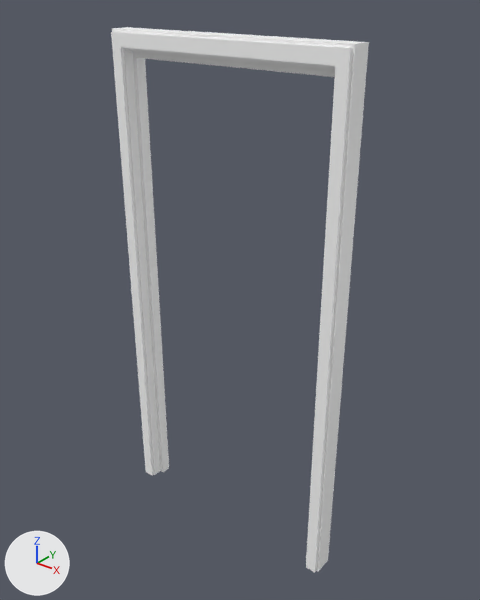
One commit to the glTF model assets/doors/doorway_4.glb: the scene before it, then after it.
Both versions are drawn from a camera (50 mm lens) standing at (1.54, 1.17, 2.28) and looking at (0.03, 3.06, 1.11). The lights are fixed; the arrows at lower left show +X, +Y and +Z. Where no turn or scale is listed for an object, it has been applied to the vertices.

The first picture shows 'doorway_4'.
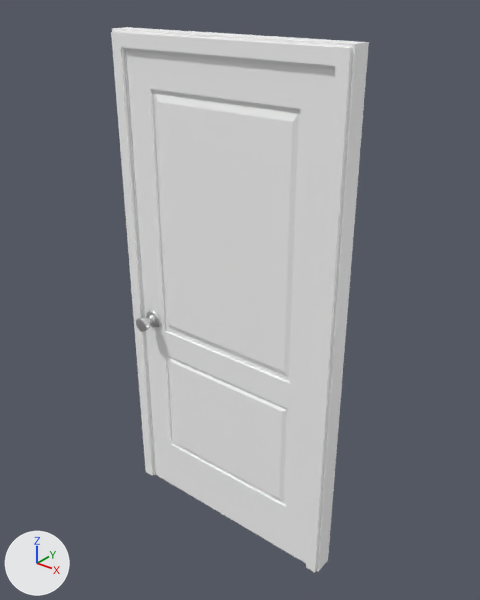
Commit message: update door assets

Where the change shows, as pixel boxes [x1, y1, x2, y2] in the pictures (480 x 600 px):
'doorway_door_4', added: after [126, 50, 335, 563]
    faces in mat_frame_material (white #ffffff): [126, 50, 335, 563]
    faces in mat_metal_material (white #e7e7e7): [146, 310, 161, 328]
'doorway_handle_4', added: after [136, 317, 152, 332]

What changed in the scene script:
```text
Add mat_metal_material:
    mat_metal_material = principled_material('Metal_Material')
    mat_metal_material.base_color = (0.8, 0.8, 0.8)  # white #e7e7e7
    mat_metal_material.metallic = 1.0
    mat_metal_material.roughness = 0.3
Add me_mesh_011:
    me_mesh_011.from_pydata(...)  # 194 vertices, 384 faces; spans x -0.428..-0.361, y 2.901..3.099, z 0.881..0.948
    me_mesh_011.materials.append(mat_metal_material)  # white #e7e7e7
Add me_mesh_010:
    me_mesh_010.from_pydata(...)  # 312 vertices, 596 faces; spans x -0.46..0.46, y 2.96..3.04, z 0.0..2.03
    # faces by material slot: [188, 408]
    me_mesh_010.materials.append(mat_frame_material)  # white #ffffff
    me_mesh_010.materials.append(mat_metal_material)  # white #e7e7e7
Add ob_doorway_handle_4:
    ob_doorway_handle_4 = bpy.data.objects.new('doorway_handle_4', me_mesh_011)
    ob_doorway_handle_4.location = (0.0, 0.0, 0.0)
Add ob_doorway_door_4:
    ob_doorway_door_4 = bpy.data.objects.new('doorway_door_4', me_mesh_010)
    ob_doorway_door_4.location = (0.0, 0.0, 0.0)
```
